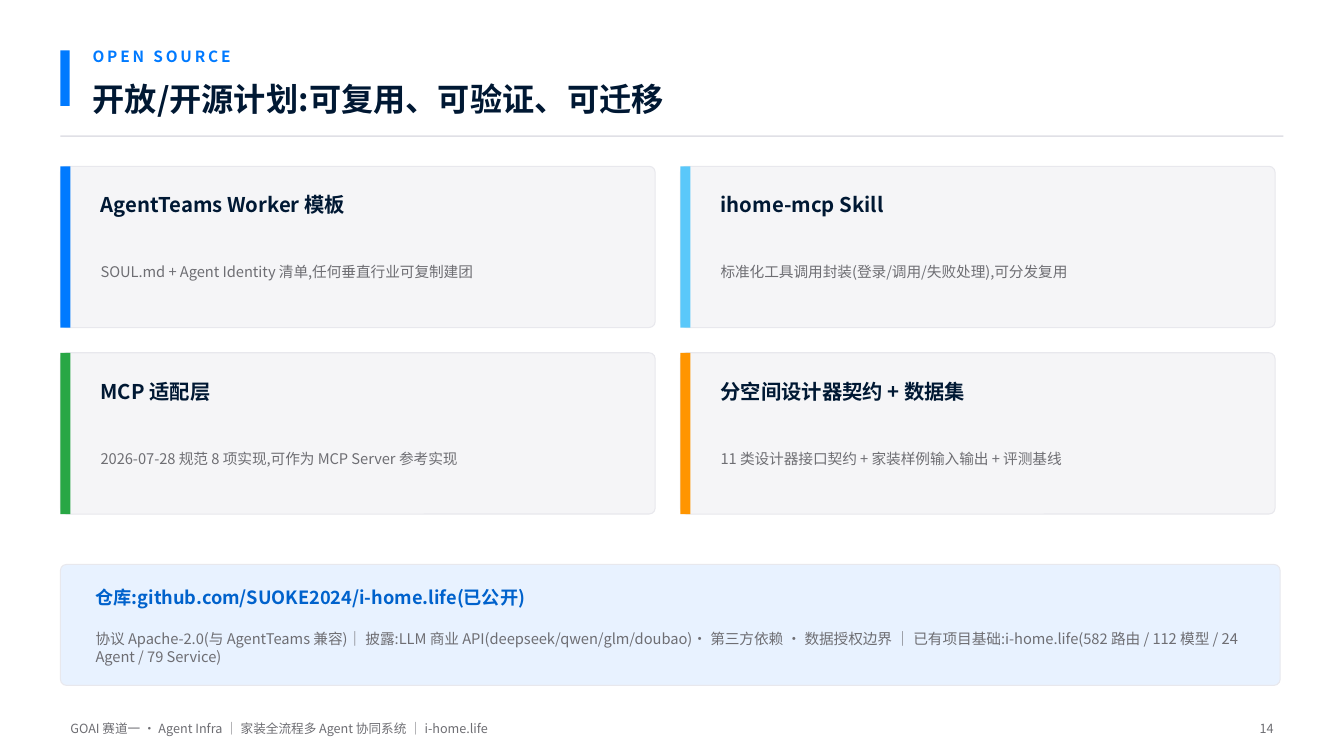
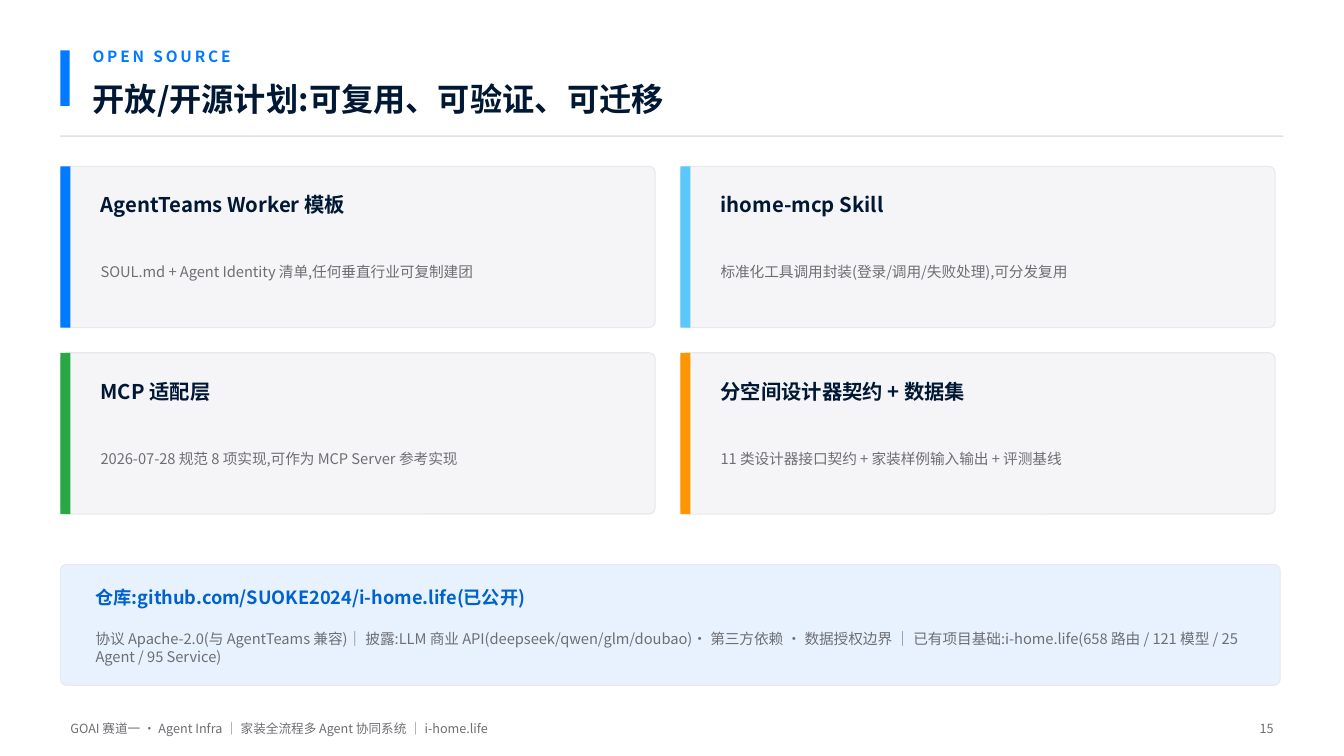
Before and after one commit to SUOKE2024/i-home.life, a slide deck: slide 15 of goai-agent-infra/ppt/GOAI初赛-家装全流程多Agent协同系统.pptx (slide 14 before the commit). Drawn at 1344x756 pixels with LibreOffice and Linux fonts; fonts in the diff are those of the drawing. Boxes give left, top, right and bottom in pixels: in the first picture for what was removed or moved away, otherwise in the second. Text is boxed around its words. In the diff, an @@ line names an element or a change of style, - is before the commit and + after.

```diff
--- a/goai-agent-infra/ppt/GOAI初赛-家装全流程多Agent协同系统.pptx
+++ b/goai-agent-infra/ppt/GOAI初赛-家装全流程多Agent协同系统.pptx
@@ text at box(96, 631, 1238, 666): text changed @@
-协议 Apache-2.0(与 AgentTeams 兼容)｜ 披露:LLM 商业 API(deepseek/qwen/glm/doubao)· 第三方依赖 · 数据授权边界 ｜ 已有项目基础:i-home.life(582 路由 / 112 模型 / 24 Agent / 79 Service)
+协议 Apache-2.0(与 AgentTeams 兼容)｜ 披露:LLM 商业 API(deepseek/qwen/glm/doubao)· 第三方依赖 · 数据授权边界 ｜ 已有项目基础:i-home.life(658 路由 / 121 模型 / 25 Agent / 95 Service)
@@ text at box(1260, 724, 1274, 733): text changed @@
-14
+15
```
Also in this commit, not shown: 13 other slides changed, 1 slide added, 44 other files.
